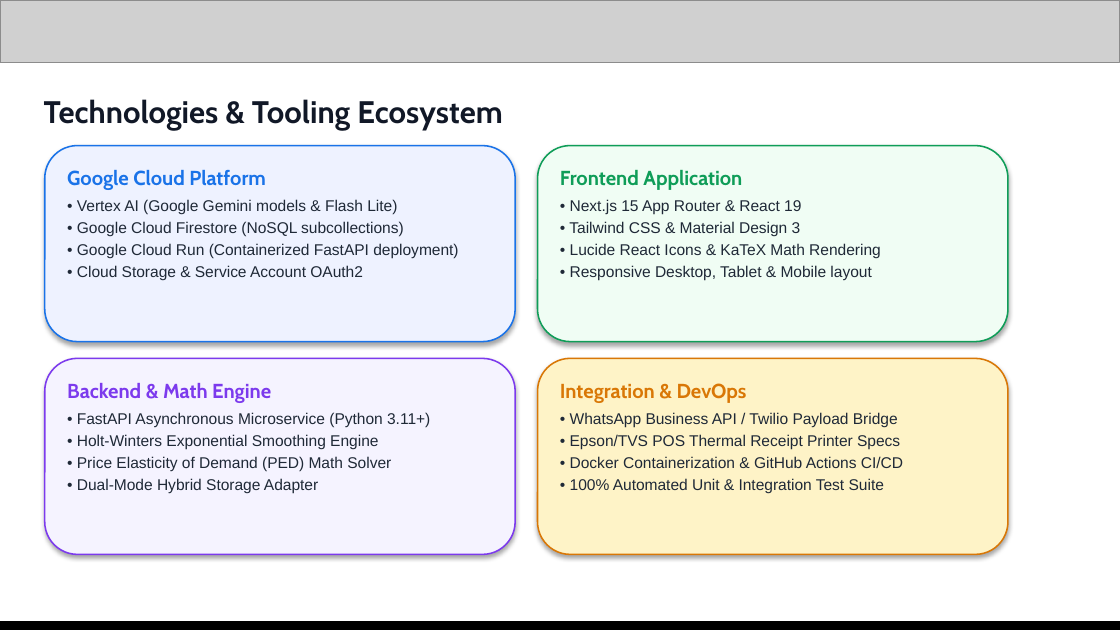
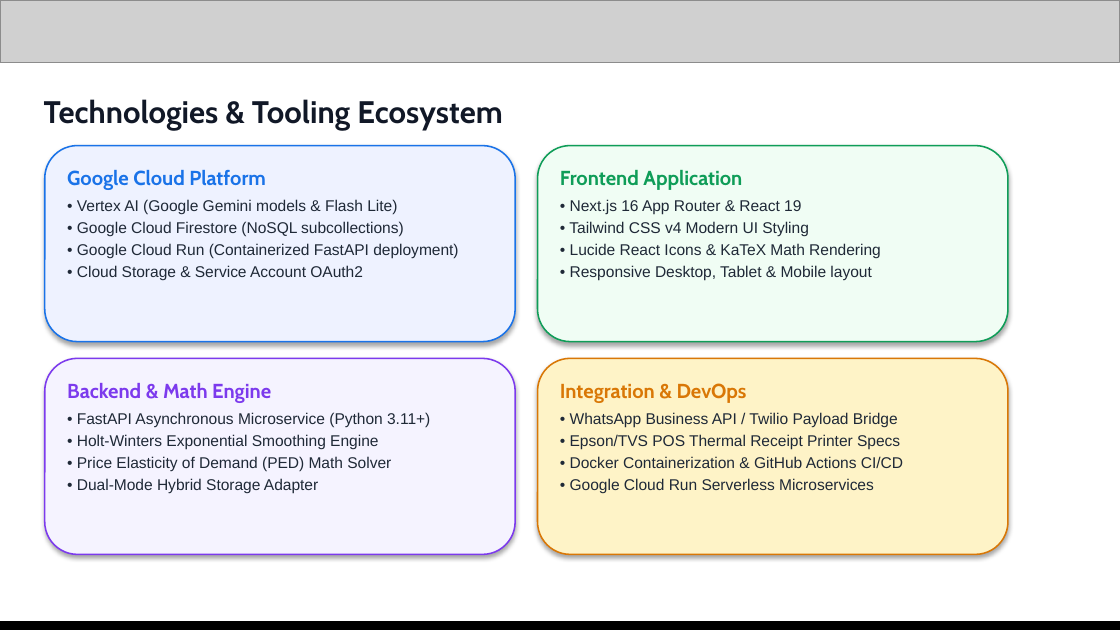
Before and after one commit to Nitish-007/PromoMind_Ai, a slide deck: slide 9 of PromoMind_AI_Pitch_Deck.pptx. Drawn at 1120x630 pixels with LibreOffice and Linux fonts; fonts in the diff are those of the drawing; grey boxes stand for pictures. Boxes give left, top, right and bottom in pixels: in the first picture for what was removed or moved away, otherwise in the second. Text is boxed around its words. In the diff, an @@ line names an element or a change of style, - is before the commit and + after.

Commit message:
docs: synchronize Next.js 16 and Tailwind v4 versions across pitch deck and docs, remove test automation from DevOps slide

```diff
--- a/PromoMind_AI_Pitch_Deck.pptx
+++ b/PromoMind_AI_Pitch_Deck.pptx
@@ text at (x1=569, y1=199, x2=809, y2=237): text changed @@
-• Next.js 15 App Router & React 19
-• Tailwind CSS & Material Design 3
+• Next.js 16 App Router & React 19
+• Tailwind CSS v4 Modern UI Styling
@@ text at (x1=570, y1=478, x2=874, y2=493): text changed @@
-• 100% Automated Unit & Integration Test Suite
+• Google Cloud Run Serverless Microservices
```
Also in this commit, not shown: 3 other slides changed, 3 other files.
